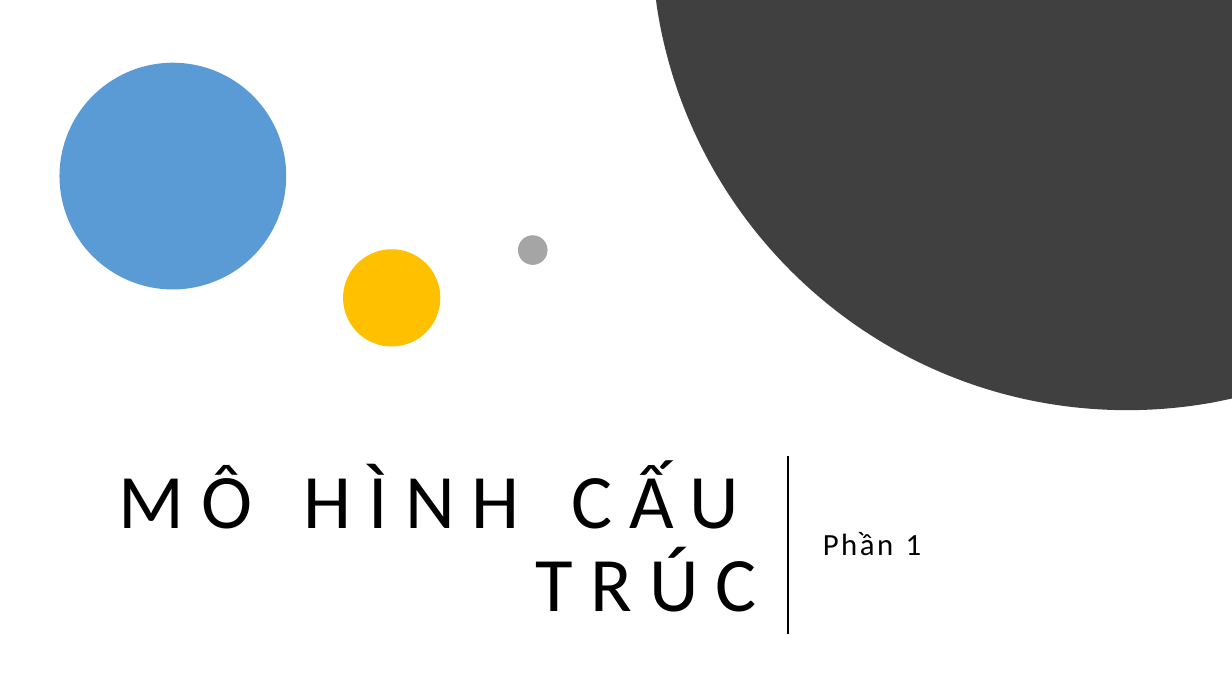
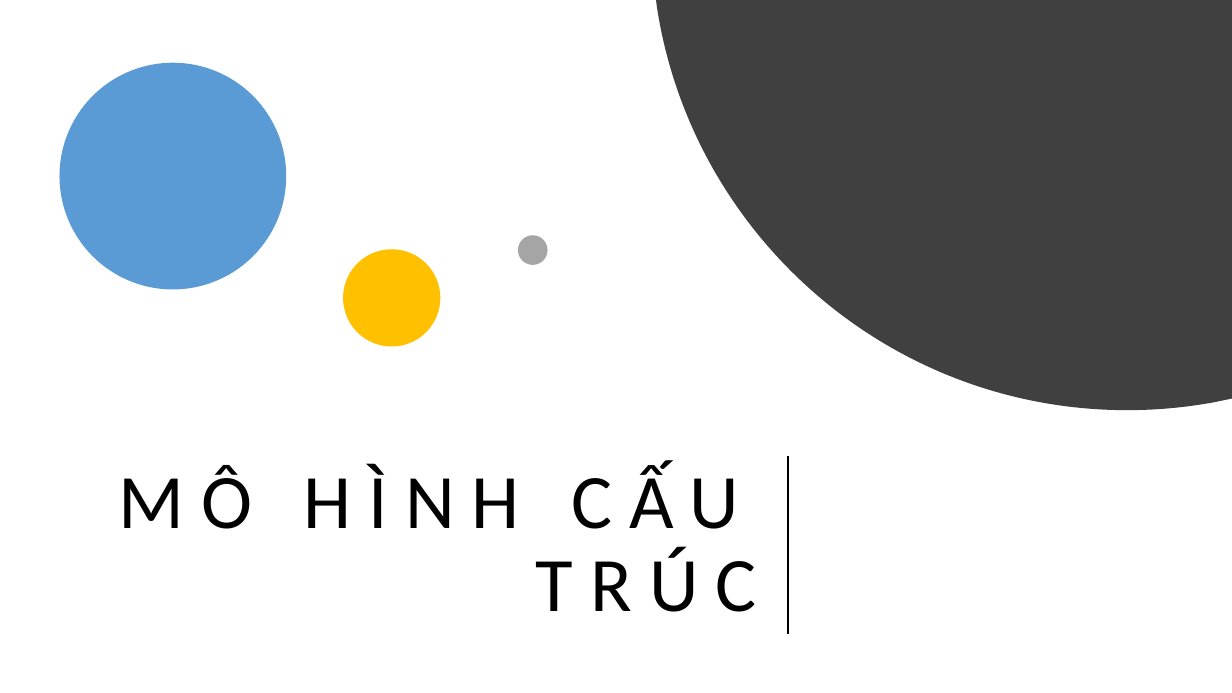
Before and after one commit to damminhtien/news-management-system-analysis-design, a slide deck: slide 1 of [PTTKHT]_[NhomBKFS]_[97593]/MÔ HÌNH CẤU TRÚC.pptx. Drawn at 1232x693 pixels with LibreOffice and Linux fonts; fonts in the diff are those of the drawing. Boxes give left, top, right and bottom in pixels: in the first picture for what was removed or moved away, otherwise in the second. Text is boxed around its words. In the diff, an @@ line names an element or a change of style, - is before the commit and + after.

```diff
--- a/[PTTKHT]_[NhomBKFS]_[97593]/MÔ HÌNH CẤU TRÚC.pptx
+++ b/[PTTKHT]_[NhomBKFS]_[97593]/MÔ HÌNH CẤU TRÚC.pptx
@@ text removed at (823, 532, 922, 556) @@
-Phần 1
```
Also in this commit, not shown: 10 other slides changed, 17 slides added, 26 other files.
